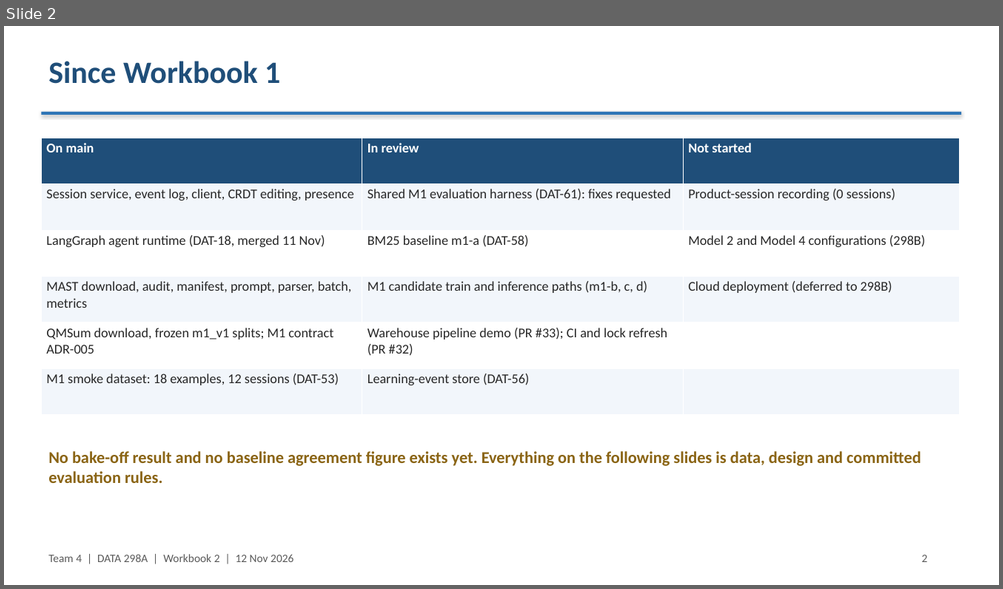
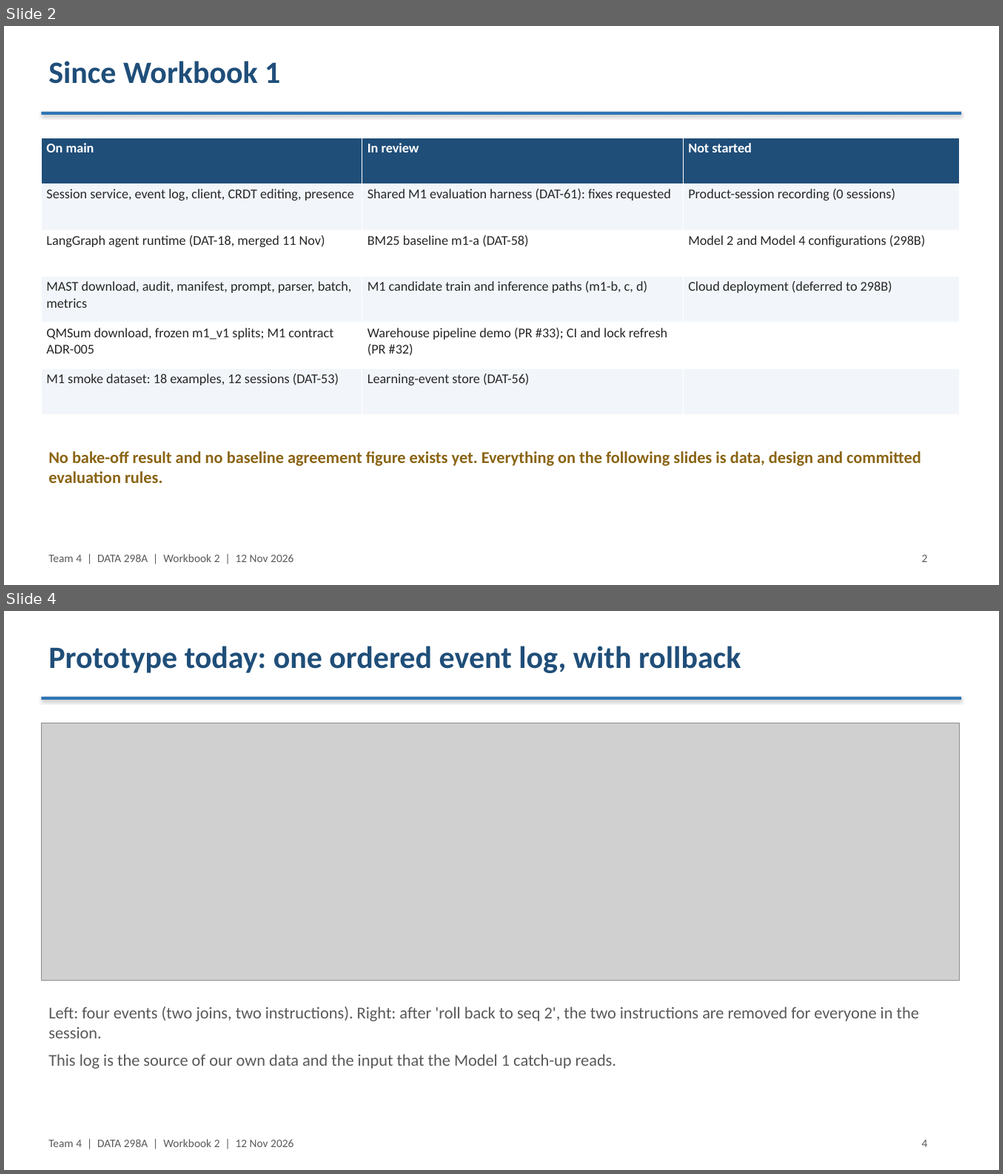
Before and after one commit to ayushgawai/multiplayer-agent-sessions, a slide deck: docs/slides/T4-Workbook2.pptx. Shown one above the other, each under a label of ours: slide 2 before the commit, slides 2 and 4 after it; the slides between them are not shown. The pictures are 1003x589 and 1003x1174 pixels, drawn with LibreOffice and Linux fonts; fonts in the diff are those of the drawing; grey boxes stand for pictures. Boxes give left, top, right and bottom in pixels: in the first picture for what was removed or moved away, otherwise in the second. Text is boxed around its words. In the diff, an @@ line names an element or a change of style, - is before the commit and + after.

```diff
--- a/docs/slides/T4-Workbook2.pptx
+++ b/docs/slides/T4-Workbook2.pptx
@@ slide 4 added at (x1=4, y1=611, x2=999, y2=1170), background #FFFFFF @@
@@ text added at (x1=48, y1=646, x2=740, y2=673), 30 pt, text #1F4E79, bold @@
+Prototype today: one ordered event log, with rollback
@@ rectangle added at (x1=41, y1=697, x2=962, y2=700), fill #2E75B6 @@
@@ picture added at (x1=41, y1=723, x2=959, y2=981) @@
@@ text added at (x1=48, y1=1007, x2=919, y2=1069), 16 pt, text #595959 @@
+Left: four events (two joins, two instructions). Right: after 'roll back to seq 2', the two instructions are removed for everyone in the session.
+This log is the source of our own data and the input that the Model 1 catch-up reads.
@@ text added at (x1=48, y1=1139, x2=293, y2=1147), 11 pt, text #595959 @@
+Team 4 | DATA 298A | Workbook 2 | 12 Nov 2026
@@ text added at (x1=922, y1=1140, x2=928, y2=1147), 11 pt, text #595959 @@
+4
```
Also in this commit, not shown: 17 slides changed, 2 other slides added, 1 other file.
